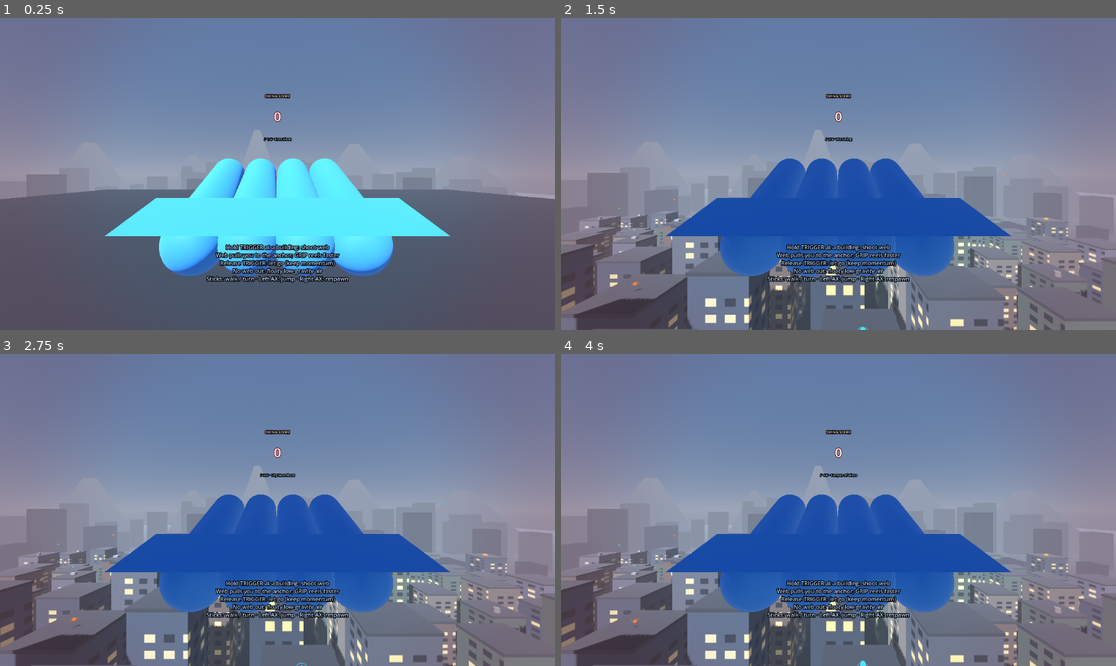
Above: before the commit, frames 1-4 (two rows, left to right).
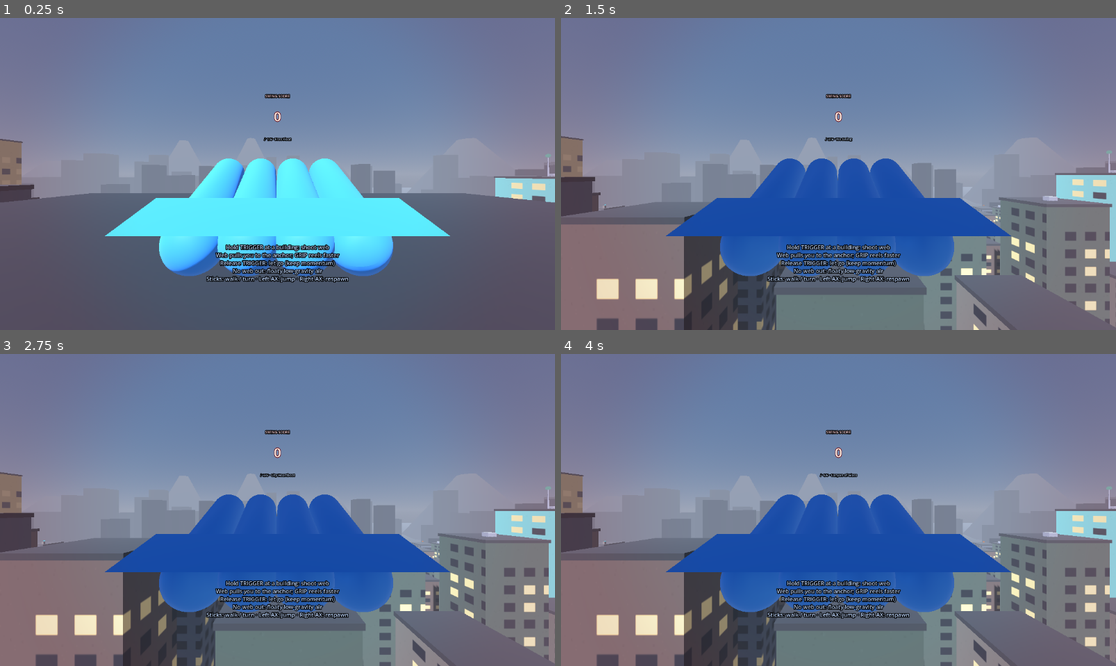
Above: after the commit, the same moments.

Repository: pblaas/free-floater
Game: Godot game, scene res://scenes/main.tscn
The game is run twice, just before and just after one commit, with the same random seed, the same clock (stepped at 60 frames per second) and the same inputs. Sound files missing from this copy of the repository are replaced by a short silence.
Inputs:
- Up to frame 1 (0.25 s): no input
- Up to frame 2 (1.5 s): no input
- Up to frame 3 (2.75 s): tap Enter at 2 s
- Up to frame 4 (4 s): tap Space at 2.75 s

The runs differ from the first frame. In frame 1, 3.3% of the frame differs, in the area x 0-100%, y 36-60%; in frame 2, 20%, in the area x 0-100%, y 35-100%; in frame 3, 20%; in frame 4, 20%.

Commit message:
add audio and update buildings

Diff:
--- a/app/scripts/build_version.gd
+++ b/app/scripts/build_version.gd
@@ -1,2 +1,2 @@
 # Generated by tools/export.sh — do not edit.
-const TEXT := "v0.3.2 · 2026-11-11T10:41Z · 6ee106d"
+const TEXT := "v0.3.2 · 2026-11-11T13:43Z · 1f54cc6"
--- a/app/scripts/city_builder.gd
+++ b/app/scripts/city_builder.gd
@@ -18,11 +18,21 @@
 const WINDOW_ROWS := 24
 const POWERUP_COUNT := 14
 const AIR_POWERUP_COUNT := 8
+const LANDMARK_COLORS := [
+	Color(0.82, 0.62, 0.22),
+	Color(0.18, 0.62, 0.58),
+	Color(0.72, 0.24, 0.34),
+	Color(0.28, 0.3, 0.72),
+]
+const LANDMARK_MIN_HEIGHT := 38.0
+const LANDMARK_MAX_HEIGHT := 52.0
+const BEACON_RANGE := 34.0
 
 @export var build_roof_hud := true
 
 var spawn_point := Vector3(0.0, 30.0, 0.0)
 var building_count := 0
+var landmark_count := 0
 
 var _rng := RandomNumberGenerator.new()
 var _textures: Array[ImageTexture] = []
@@ -64,7 +74,7 @@
 	_tank_mat.roughness = 0.8
 
 
-func _make_facade_texture(base: Color) -> ImageTexture:
+func _make_facade_texture(base: Color, lit_chance := 0.35) -> ImageTexture:
 	var img := Image.create(FACADE_W, FACADE_H, false, Image.FORMAT_RGB8)
 	img.fill(base)
 	for i in 3000:
@@ -82,7 +92,7 @@
 			var y0 := int(margin_top + row * cell_h + cell_h * 0.24)
 			var w := int(cell_w * 0.56)
 			var h := int(cell_h * 0.52)
-			var lit := _rng.randf() < 0.35
+			var lit := _rng.randf() < lit_chance
 			var win := Color(1.0, 0.85, 0.55) if lit else Color(0.09, 0.11, 0.15)
 			img.fill_rect(Rect2i(x0, y0, w, h), win)
 	img.generate_mipmaps()
@@ -124,8 +134,17 @@
 	var center := Vector3.ZERO
 	var spawn_building: Node3D = null
 
+	var landmark_slots := {
+		Vector2i(2, 3): true,
+		Vector2i(12, 4): true,
+		Vector2i(3, 12): true,
+		Vector2i(11, 12): true,
+	}
+
 	for gx in GRID_SIZE:
 		for gz in GRID_SIZE:
+			if landmark_slots.has(Vector2i(gx, gz)):
+				continue
 			var pos := Vector3(
 				(gx - half) * SPACING + _rng.randf_range(-1.5, 1.5),
 				0.0,
@@ -152,6 +171,29 @@
 			if dist_to_center < SPACING:
 				spawn_building = building
 
+	for i in landmark_slots.size():
+		var slot: Vector2i = landmark_slots.keys()[i]
+		var pos := Vector3(
+			(float(slot.x) - half) * SPACING,
+			0.0,
+			(float(slot.y) - half) * SPACING
+		)
+		var height := _rng.randf_range(LANDMARK_MIN_HEIGHT, LANDMARK_MAX_HEIGHT)
+		var width := _rng.randf_range(12.0, 15.0)
+		var depth := _rng.randf_range(12.0, 15.0)
+		var color: Color = LANDMARK_COLORS[i % LANDMARK_COLORS.size()]
+		var tower := _make_landmark(pos, width, depth, height, color)
+		root.add_child(tower)
+		building_count += 1
+		landmark_count += 1
+		roof_spots.append(pos + Vector3(0.0, height + 0.5, 0.0))
+		_building_boxes.append({
+			"pos": pos,
+			"w": width,
+			"d": depth,
+			"h": height,
+		})
+
 	if spawn_building == null and building_count > 0:
 		spawn_building = root.get_child(0)
 	if spawn_building != null:
@@ -216,6 +258,59 @@
 		marker_mat.albedo_color = Color(0.95, 0.55, 0.1)
 		roof.material_override = marker_mat
 		building.add_child(roof)
+
+	return building
+
+
+func _make_landmark(pos: Vector3, width: float, depth: float, height: float, color: Color) -> Node3D:
+	var building := _make_building(pos, width, depth, height)
+	building.name = "Landmark%02d" % landmark_count
+	building.add_to_group("landmarks")
+
+	var facade := building.get_node("Mesh") as MeshInstance3D
+	var mat := facade.material_override as StandardMaterial3D
+	mat.albedo_texture = _make_facade_texture(color.lightened(0.3), 0.85)
+	mat.albedo_color = Color(1.0, 1.0, 1.0)
+	mat.emission_enabled = true
+	mat.emission = color * 0.25
+	mat.emission_energy_multiplier = 0.6
+
+	var antenna := MeshInstance3D.new()
+	antenna.name = "Antenna"
+	var antenna_mesh := CylinderMesh.new()
+	antenna_mesh.top_radius = 0.08
+	antenna_mesh.bottom_radius = 0.16
+	antenna_mesh.height = 5.0
+	antenna.mesh = antenna_mesh
+	var antenna_mat := StandardMaterial3D.new()
+	antenna_mat.albedo_color = Color(0.75, 0.76, 0.8)
+	antenna_mat.metallic = 0.6
+	antenna_mat.roughness = 0.35
+	antenna.material_override = antenna_mat
+	antenna.position = Vector3(0.0, height + 0.5 + 2.5, 0.0)
+	building.add_child(antenna)
+
+	var beacon_pos := Vector3(0.0, height + 0.5 + 5.3, 0.0)
+	var beacon := MeshInstance3D.new()
+	beacon.name = "Beacon"
+	var beacon_mesh := SphereMesh.new()
+	beacon_mesh.radius = 0.45
+	beacon_mesh.height = 0.9
+	beacon.mesh = beacon_mesh
+	var beacon_mat := StandardMaterial3D.new()
+	beacon_mat.shading_mode = BaseMaterial3D.SHADING_MODE_UNSHADED
+	beacon_mat.albedo_color = color.lightened(0.35)
+	beacon.material_override = beacon_mat
+	beacon.position = beacon_pos
+	building.add_child(beacon)
+
+	var light := OmniLight3D.new()
+	light.name = "BeaconLight"
+	light.light_color = color.lightened(0.3)
+	light.light_energy = 2.5
+	light.omni_range = BEACON_RANGE
+	light.position = beacon_pos
+	building.add_child(light)
 
 	return building
 
--- a/app/scripts/web_rig.gd
+++ b/app/scripts/web_rig.gd
@@ -59,6 +59,11 @@
 const MUSIC_VOLUME_DB := -10.0
 const MUSIC_FADE_SECONDS := 2.0
 const MUSIC_TITLE_SECONDS := 5.0
+const WIND_MIN_DB := -42.0
+const WIND_MAX_DB := -5.0
+const WIND_SMOOTH := 3.0
+const THUD_MIN_IMPACT := 2.0
+const CORD_SEGMENTS := 14
 
 @export var spawn_point := Vector3(0.0, 30.0, 0.0)
 
@@ -93,6 +98,8 @@
 var _track_index := -1
 var _now_playing_time := 0.0
 var _now_playing: Label3D
+var _thud: AudioStreamPlayer
+var _wind: AudioStreamPlayer
 
 
 func _ready() -> void:
@@ -102,6 +109,8 @@
 	_setup_landing_fx()
 	_setup_buzzer()
 	_setup_music()
+	_setup_thud()
+	_setup_wind()
 	_setup_mask_hud()
 	respawn()
 
@@ -111,7 +120,60 @@
 	_update_locomotion(delta)
 	_update_powerups(delta)
 	_update_cords()
+	_update_wind(delta)
 	_update_hud(delta)
+
+
+func _setup_thud() -> void:
+	_thud = AudioStreamPlayer.new()
+	_thud.name = "LandingThud"
+	_thud.stream = load("res://assets/audio/thud.wav")
+	_thud.volume_db = -60.0
+	add_child(_thud)
+
+
+func _setup_wind() -> void:
+	_wind = AudioStreamPlayer.new()
+	_wind.name = "WindLoop"
+	var stream := load("res://assets/audio/wind.wav") as AudioStreamWAV
+	if stream != null:
+		stream.loop_mode = AudioStreamWAV.LOOP_FORWARD
+		stream.loop_begin = 0
+		stream.loop_end = int(stream.data.size() / 2)
+	_wind.stream = stream
+	_wind.volume_db = WIND_MIN_DB
+	add_child(_wind)
+	if _wind.stream != null:
+		_wind.play()
+
+
+func _play_thud(impact: float) -> void:
+	if _thud == null or _thud.stream == null or impact < THUD_MIN_IMPACT:
+		return
+	var strength := clampf(impact / MAX_SPEED, 0.0, 1.0)
+	_thud.volume_db = linear_to_db(clampf(0.15 + strength * 0.85, 0.05, 1.0)) - 6.0
+	_thud.pitch_scale = randf_range(0.9, 1.1)
+	_thud.play()
+
+
+func _update_wind(delta: float) -> void:
+	if _wind == null or _wind.stream == null:
+		return
+	var speed := _velocity.length()
+	var ratio := clampf(speed / _max_speed(), 0.0, 1.0)
+	var target := lerpf(WIND_MIN_DB, WIND_MAX_DB, ratio)
+	var decay := 1.0 - exp(-WIND_SMOOTH * delta)
+	_wind.volume_db = lerpf(_wind.volume_db, target, decay)
+	_wind.pitch_scale = lerpf(_wind.pitch_scale, 0.85 + 0.35 * ratio, decay)
+
+
+func _duck_music() -> void:
+	if _music == null or _music.stream == null:
+		return
+	var tween := create_tween()
+	tween.tween_property(_music, "volume_db", MUSIC_VOLUME_DB - 10.0, 0.15)
+	tween.tween_interval(1.1)
+	tween.tween_property(_music, "volume_db", MUSIC_VOLUME_DB, 1.2)
 
 
 static func solve_rope(
@@ -142,12 +204,7 @@
 	var hand_mesh := _make_hand_mesh(hand, color, is_left)
 	var cord := MeshInstance3D.new()
 	cord.name = "Cord_%s" % String(hand.name)
-	var mesh := CylinderMesh.new()
-	mesh.height = 1.0
-	mesh.top_radius = CORD_RADIUS
-	mesh.bottom_radius = CORD_RADIUS
-	mesh.radial_segments = 6
-	cord.mesh = mesh
+	cord.mesh = ImmediateMesh.new()
 	var mat := StandardMaterial3D.new()
 	mat.shading_mode = BaseMaterial3D.SHADING_MODE_UNSHADED
 	mat.albedo_color = color
@@ -472,9 +529,11 @@
 		return
 	if feet.y >= surface_y:
 		return
+	var impact := -_velocity.y
 	global_position.y = surface_y
 	_velocity.y = 0.0
 	_bank_chain()
+	_play_thud(impact)
 	if _land_fx != null:
 		_land_fx.global_position = global_position + Vector3(0.0, 0.1, 0.0)
 		_land_fx.restart()
@@ -714,6 +773,7 @@
 	_flash_hint("POWER UP — %s" % label)
 	if _buzzer != null and _buzzer.stream != null:
 		_buzzer.play()
+		_duck_music()
 	_pulse_haptic(right_controller, 0.6)
 
 
@@ -817,10 +877,38 @@
 		mat.albedo_color = base * (1.0 + 0.3 * sin(pulse))
 	else:
 		mat.albedo_color = base
-	cord.global_position = (from + anchor) * 0.5
-	cord.look_at(anchor, Vector3.UP)
-	cord.rotate_object_local(Vector3.RIGHT, PI * 0.5)
-	cord.scale = Vector3(1.0, length, 1.0)
+	var mesh := cord.mesh as ImmediateMesh
+	mesh.clear_surfaces()
+	var slack := maxf(float(web["rope_length"]) - length, 0.0)
+	var sag := clampf(slack * 0.55, 0.015, 1.4)
+	var mid := (from + anchor) * 0.5 - Vector3.UP * sag
+	var cam_pos := camera.global_position
+	mesh.surface_begin(Mesh.PRIMITIVE_TRIANGLE_STRIP)
+	for i in CORD_SEGMENTS + 1:
+		var t := float(i) / float(CORD_SEGMENTS)
+		var p := from.lerp(mid, t).lerp(mid.lerp(anchor, t), t)
+		var tangent := _bezier_tangent(from, mid, anchor, t, length)
+		var view := (p - cam_pos).normalized()
+		var side := tangent.cross(view)
+		if side.length_squared() < 0.000001:
+			side = tangent.cross(Vector3.UP)
+		if side.length_squared() < 0.000001:
+			side = tangent.cross(Vector3.RIGHT)
+		side = side.normalized() * CORD_RADIUS
+		mesh.surface_add_vertex(p + side)
+		mesh.surface_add_vertex(p - side)
+	mesh.surface_end()
+
+
+func _bezier_tangent(p0: Vector3, p1: Vector3, p2: Vector3, t: float, total: float) -> Vector3:
+	var t0 := maxf(t - 0.02, 0.0)
+	var t1 := minf(t + 0.02, 1.0)
+	var a := p0.lerp(p1, t0).lerp(p1.lerp(p2, t0), t0)
+	var b := p0.lerp(p1, t1).lerp(p1.lerp(p2, t1), t1)
+	var tangent := b - a
+	if tangent.length_squared() < 0.000001:
+		tangent = p2 - p0
+	return tangent / maxf(total, 0.001)
 
 
 func respawn() -> void:
--- a/app/tests/test_web.gd
+++ b/app/tests/test_web.gd
@@ -79,6 +79,22 @@
 		if body != null and body.collision_layer == 2:
 			webbable += 1
 	check(webbable == city.building_count, "every building is webbable (layer 2)")
+	check(city.landmark_count == 4, "city has 4 landmark towers (%d)" % city.landmark_count)
+	var landmarks := 0
+	for building in city.get_node("Buildings").get_children():
+		if building.is_in_group("landmarks"):
+			landmarks += 1
+	check(landmarks == city.landmark_count, "landmarks tagged in group (%d)" % landmarks)
+	for landmark in city.get_tree().get_nodes_in_group("landmarks"):
+		check(
+			landmark.get_node_or_null("Beacon") != null
+			and landmark.get_node_or_null("BeaconLight") != null,
+			"%s has a lit beacon" % landmark.name
+		)
+		check(
+			(landmark.get_node("Body/Shape").shape as BoxShape3D).size.y >= 38.0,
+			"%s is taller than normal buildings" % landmark.name
+		)
 	var ground := city.get_node_or_null("Ground") as StaticBody3D
 	check(ground != null and ground.collision_layer == 1, "ground is walkable (layer 1)")
 	var sun := city.get_node_or_null("Sun")
@@ -107,6 +123,17 @@
 	check(left_web["hand"] == rig.left_controller, "L web bound to left controller")
 	var cord := left_web["cord"] as MeshInstance3D
 	check(cord != null and not cord.visible, "L cord hidden before attach")
+	check(cord.mesh is ImmediateMesh, "cord uses dynamic sagging mesh")
+	check(cord.material_override.albedo_color == Color(1.0, 0.3, 0.24), "L cord uses distinct side color")
+	var right_web: Dictionary = webs["R"]
+	check(
+		(right_web["cord"] as MeshInstance3D).material_override.albedo_color == Color(0.24, 0.62, 1.0),
+		"R cord uses distinct side color"
+	)
+	check(rig.get_node_or_null("LandingThud") != null, "landing thud player exists")
+	var wind := rig.get_node_or_null("WindLoop") as AudioStreamPlayer
+	check(wind != null and wind.stream != null, "wind loop player exists")
+	check(wind.stream.loop_mode == AudioStreamWAV.LOOP_FORWARD, "wind loop is seamless")
 	check(rig._velocity.length_squared() < 0.000001, "starts at rest")
 	check(WebRigScript.MUSIC_TRACKS.size() >= 5, "music playlist has multiple tracks")
 	check(rig._playlist.size() == WebRigScript.MUSIC_TRACKS.size(), "playlist covers every track")
Not shown, added: app/assets/audio/thud.wav.import
Not shown, added: app/assets/audio/wind.wav.import
Not shown, added: app/assets/audio/thud.wav
Not shown, added: app/assets/audio/wind.wav
